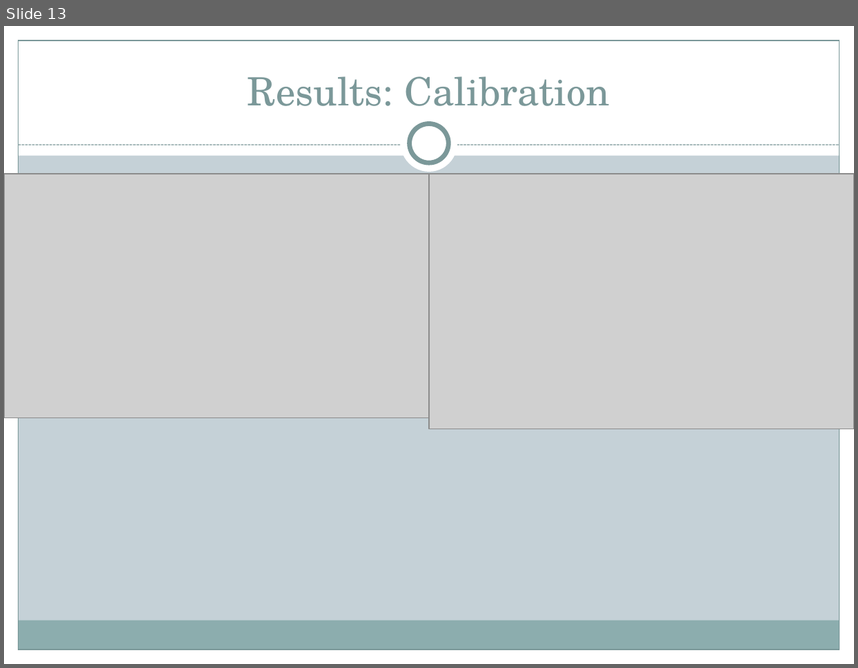
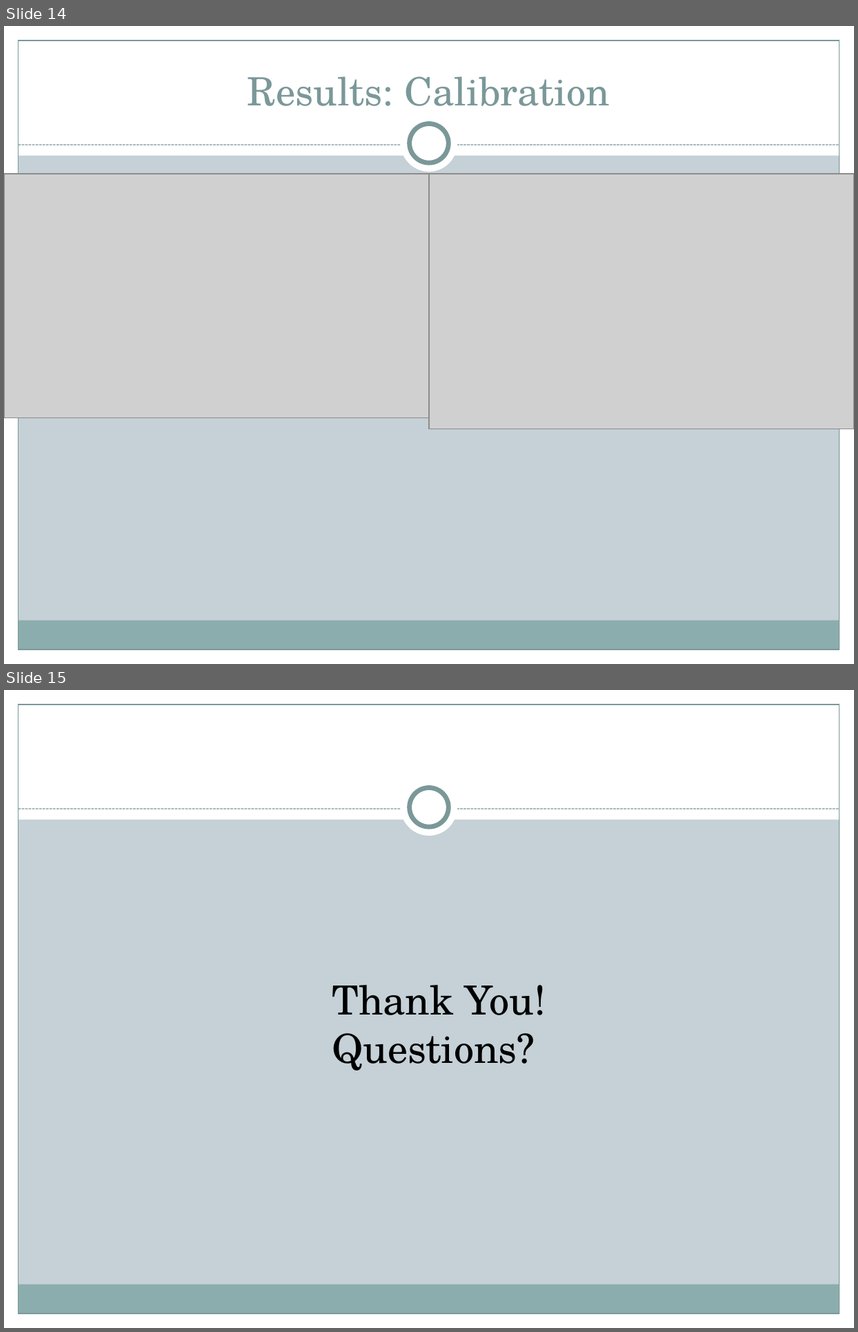
Before and after one commit to brahmaneya/WorkerEvaluationGeneral, a slide deck: Presentation/WorkerEval.pptx. Shown one above the other, each under a label of ours: slide 13 before the commit, slides 14 and 15 after it. The pictures are 858x668 and 858x1332 pixels, drawn with LibreOffice and Linux fonts; fonts in the diff are those of the drawing; grey boxes stand for pictures. Boxes give left, top, right and bottom in pixels: in the first picture for what was removed or moved away, otherwise in the second. Text is boxed around its words. In the diff, an @@ line names an element or a change of style, - is before the commit and + after.

```diff
--- a/Presentation/WorkerEval.pptx
+++ b/Presentation/WorkerEval.pptx
@@ slide 15 added at box(4, 690, 854, 1328), background #C5D1D7; not listed: 9 template elements that a slide beside it also shows @@
@@ text added at box(332, 985, 546, 1070), 34 pt, text #000000 @@
+Thank You!
+Questions?
@@ what was slide 13 is now slide 14 @@
```
Also in this commit, not shown: 3 slides changed, 1 other slide added.
